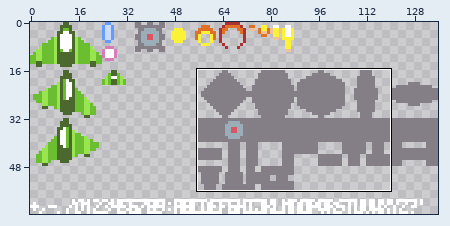
File history of a sprite sheet, src/sprites.png. Above, an overview of the earlier version with the close-up marked.
Close-up. Before the commit:
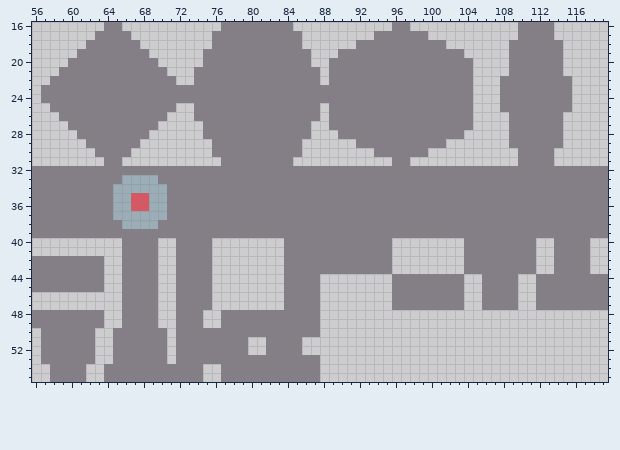
The file is 136x64 pixels. Shown: x 56..119, y 16..55.
Now the later version:
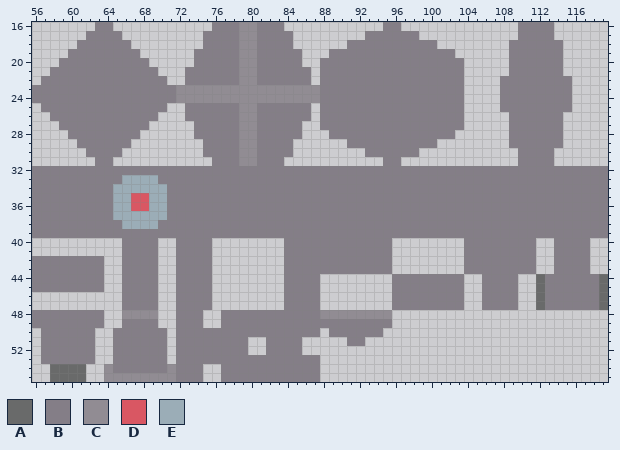
Palette (. is transparent): A #696a6a  B #847e87  C #918c93  D #d95763  E #9badb7
Difference:
@@ x 56..119 @@
-16 ........BB...........BBBBBBBB...........BB............BBBB......
-17 .......BBBB.........BBBBBBBBBB........BBBBBB..........BBBB......
-18 ......BBBBBB........BBBBBBBBBB......BBBBBBBBBB.......BBBBBB.....
-19 .....BBBBBBBB......BBBBBBBBBBBB...BBBBBBBBBBBBBB.....BBBBBB.....
-20 ....BBBBBBBBBB.....BBBBBBBBBBBB..BBBBBBBBBBBBBBBB....BBBBBB.....
-21 ...BBBBBBBBBBBB...BBBBBBBBBBBBBB.BBBBBBBBBBBBBBBB....BBBBBB.....
-22 ..BBBBBBBBBBBBBB..BBBBBBBBBBBBBB.BBBBBBBBBBBBBBBB...BBBBBBBB....
-23 .BBBBBBBBBBBBBBBBBBBBBBBBBBBBBBBBBBBBBBBBBBBBBBBB...BBBBBBBB....
-24 .BBBBBBBBBBBBBBBBBBBBBBBBBBBBBBBBBBBBBBBBBBBBBBBB...BBBBBBBB....
-25 ..BBBBBBBBBBBBBB..BBBBBBBBBBBBBB.BBBBBBBBBBBBBBBB...BBBBBBBB....
-26 ...BBBBBBBBBBBB...BBBBBBBBBBBBBB.BBBBBBBBBBBBBBBB....BBBBBB.....
-27 ....BBBBBBBBBB.....BBBBBBBBBBBB..BBBBBBBBBBBBBBBB....BBBBBB.....
-28 .....BBBBBBBB......BBBBBBBBBBBB...BBBBBBBBBBBBBB.....BBBBBB.....
-29 ......BBBBBB........BBBBBBBBBB......BBBBBBBBBB.......BBBBBB.....
-30 .......BBBB.........BBBBBBBBBB........BBBBBB..........BBBB......
-31 ........BB...........BBBBBBBB...........BB............BBBB......
+16 .......BB...........BBBCCBBB...........BB.............BBBB......
+17 ......BBBB.........BBBBCCBBBB........BBBBBB...........BBBB......
+18 .....BBBBBB........BBBBCCBBBB......BBBBBBBBBB........BBBBBB.....
+19 ....BBBBBBBB......BBBBBCCBBBBB...BBBBBBBBBBBBBB......BBBBBB.....
+20 ...BBBBBBBBBB.....BBBBBCCBBBBB..BBBBBBBBBBBBBBBB.....BBBBBB.....
+21 ..BBBBBBBBBBBB...BBBBBBCCBBBBBB.BBBBBBBBBBBBBBBB.....BBBBBB.....
+22 .BBBBBBBBBBBBBB..BBBBBBCCBBBBBB.BBBBBBBBBBBBBBBB....BBBBBBBB....
+23 BBBBBBBBBBBBBBBBCCCCCCCCCCCCCCCCBBBBBBBBBBBBBBBB....BBBBBBBB....
+24 BBBBBBBBBBBBBBBBCCCCCCCCCCCCCCCCBBBBBBBBBBBBBBBB....BBBBBBBB....
+25 .BBBBBBBBBBBBBB..BBBBBBCCBBBBBB.BBBBBBBBBBBBBBBB....BBBBBBBB....
+26 ..BBBBBBBBBBBB...BBBBBBCCBBBBBB.BBBBBBBBBBBBBBBB.....BBBBBB.....
+27 ...BBBBBBBBBB.....BBBBBCCBBBBB..BBBBBBBBBBBBBBBB.....BBBBBB.....
+28 ....BBBBBBBB......BBBBBCCBBBBB...BBBBBBBBBBBBBB......BBBBBB.....
+29 .....BBBBBB........BBBBCCBBBB......BBBBBBBBBB........BBBBBB.....
+30 ......BBBB.........BBBBCCBBBB........BBBBBB...........BBBB......
+31 .......BB...........BBBCCBBB...........BB.............BBBB......
 32 BBBBBBBBBBBBBBBBBBBBBBBBBBBBBBBBBBBBBBBBBBBBBBBBBBBBBBBBBBBBBBBB
@@ x 56..119 @@
 43 BBBBBBBB..BBBB..BBBB........BBBBBBBBBBBB........BBBBBBBB..BBBB..
-44 BBBBBBBB..BBBB..BBBB........BBBB........BBBBBBBB..BBBB..BBBBBBBB
-45 BBBBBBBB..BBBB..BBBB........BBBB........BBBBBBBB..BBBB..BBBBBBBB
-46 ..........BBBB..BBBB........BBBB........BBBBBBBB..BBBB..BBBBBBBB
-47 ..........BBBB..BBBB........BBBB........BBBBBBBB..BBBB..BBBBBBBB
-48 BBBBBBBB..BBBB..BBB..BBBBBBBBBBB................................
-49 BBBBBBBB..BBBB..BBB..BBBBBBBBBBB................................
-50 .BBBBBB..BBBBBB.BBBBBBBBBBBBBBBB................................
-51 .BBBBBB..BBBBBB.BBBBBBBB..BBBB..................................
+44 BBBBBBBB..BBBB..BBBB........BBBB........BBBBBBBB..BBBB..ABBBBBBA
+45 BBBBBBBB..BBBB..BBBB........BBBB........BBBBBBBB..BBBB..ABBBBBBA
+46 ..........BBBB..BBBB........BBBB........BBBBBBBB..BBBB..ABBBBBBA
+47 ..........BBBB..BBBB........BBBB........BBBBBBBB..BBBB..ABBBBBBA
+48 BBBBBBBB..CCCC..BBB..BBBBBBBBBBBCCCCCCCC........................
+49 BBBBBBBB..BBBB..BBB..BBBBBBBBBBBBBBBBBBB........................
+50 .BBBBBB..BBBBBB.BBBBBBBBBBBBBBBB.BBBBBB.........................
+51 .BBBBBB..BBBBBB.BBBBBBBB..BBBB.....BB...........................
 52 .BBBBBB..BBBBBB.BBBBBBBB..BBBB..................................
 53 .BBBBBB..BBBBBB.BBBBBBBBBBBBBBBB................................
-54 ..BBBB..BBBBBBBBBBB..BBBBBBBBBBB................................
-55 ..BBBB..BBBBBBBBBBB..BBBBBBBBBBB................................
+54 ..AAAA..CBBBBBBCBBB..BBBBBBBBBBB................................
+55 ..AAAA..CCCCCCCCBBB..BBBBBBBBBBB................................
